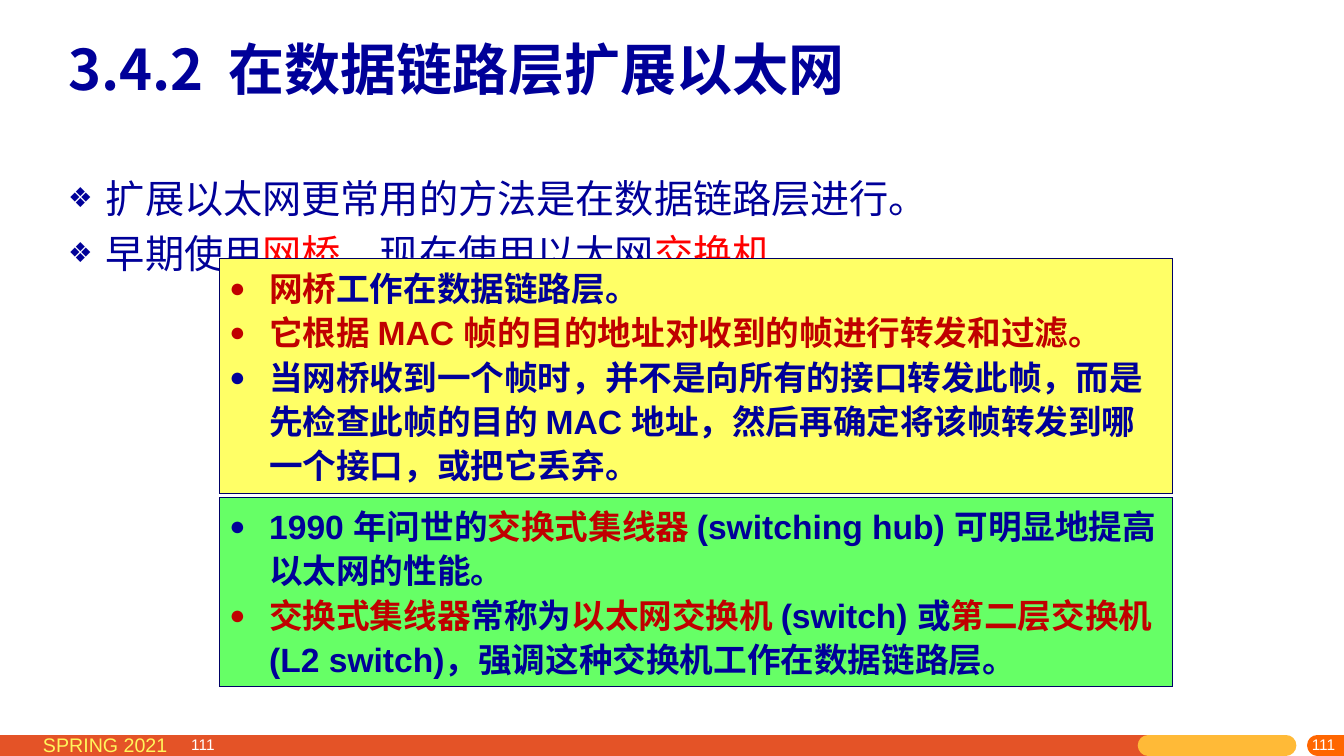
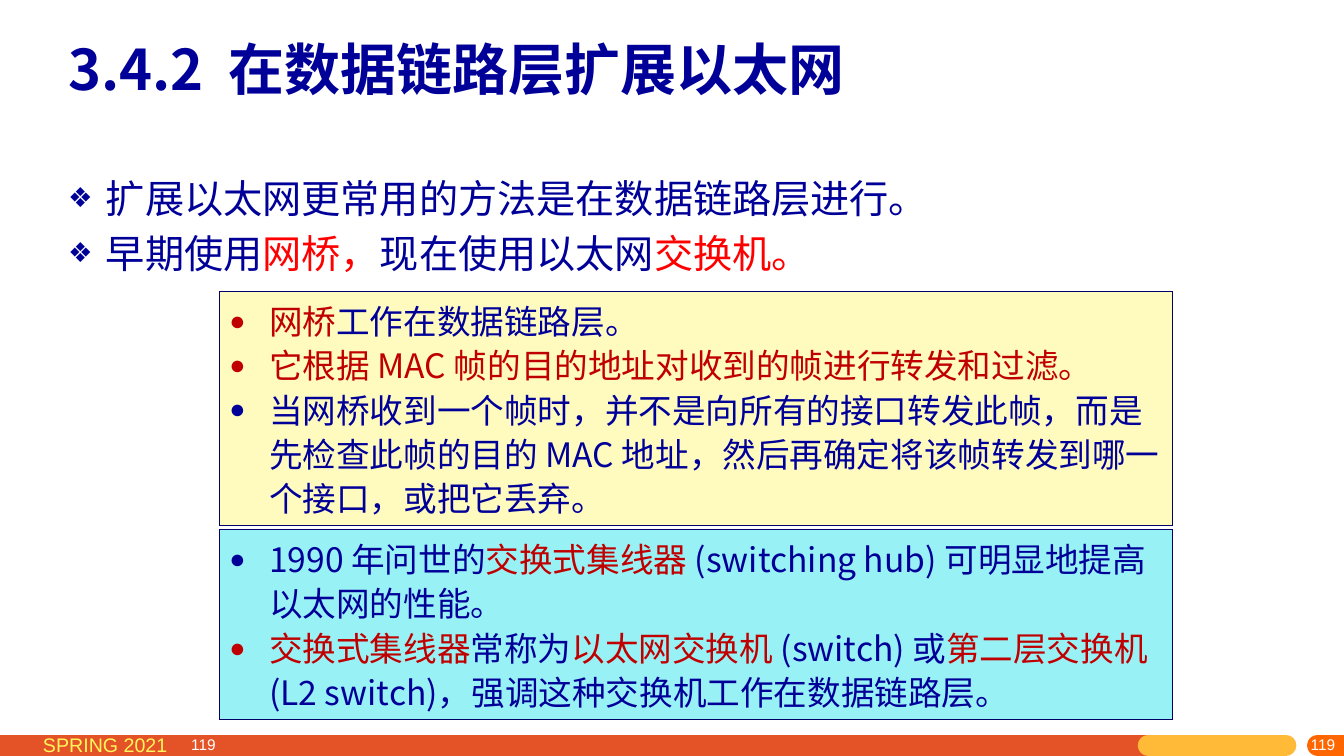
Before and after one commit to network-whu/2021, a slide deck: slide 119 of slides/instruction/03.pptx (slide 111 before the commit). Drawn at 1344x756 pixels with LibreOffice and Linux fonts; fonts in the diff are those of the drawing. Boxes give left, top, right and bottom in pixels: in the first picture for what was removed or moved away, otherwise in the second. Text is boxed around its words. In the diff, an @@ line names an element or a change of style, - is before the commit and + after.

```diff
--- a/slides/instruction/03.pptx
+++ b/slides/instruction/03.pptx
@@ rectangle "网桥工作在数据链路层。": place and size @@
-rectangle "网桥工作在数据链路层。" at box(220, 259, 1173, 493)
+rectangle "网桥工作在数据链路层。" at box(220, 292, 1173, 526)
@@ rectangle "网桥工作在数据链路层。" at box(220, 292, 1173, 526): font Arial to Noto Sans CJK SC, bold off; fill #FFFF66 to #FFFBBE @@
@@ rectangle "1990 年问世的交换式集线器 (switching hub) 可明显地提高以太网的性能。": place and size @@
-rectangle "1990 年问世的交换式集线器 (switching hub) 可明显地提高以太网的性能。" at box(220, 497, 1173, 687)
+rectangle "1990 年问世的交换式集线器 (switching hub) 可明显地提高以太网的性能。" at box(220, 530, 1173, 720)
@@ rectangle "1990 年问世的交换式集线器 (switching hub) 可明显地提高以太网的性能。" at box(220, 530, 1173, 720): font Arial to Noto Sans CJK SC, bold off; fill #66FF66 to #98F1F4 @@
@@ page number at box(191, 739, 216, 750): text changed @@
-111
+119
@@ page number at box(1085, 738, 1344, 756): text changed @@
-111
+119
@@ page number at box(1309, 737, 1334, 753): text changed @@
-111
+119
@@ page number at box(1326, 739, 1344, 750): text changed @@
-111
+119
```
Also in this commit, not shown: 20 other slides changed, 8 slides added, 33 other files.
